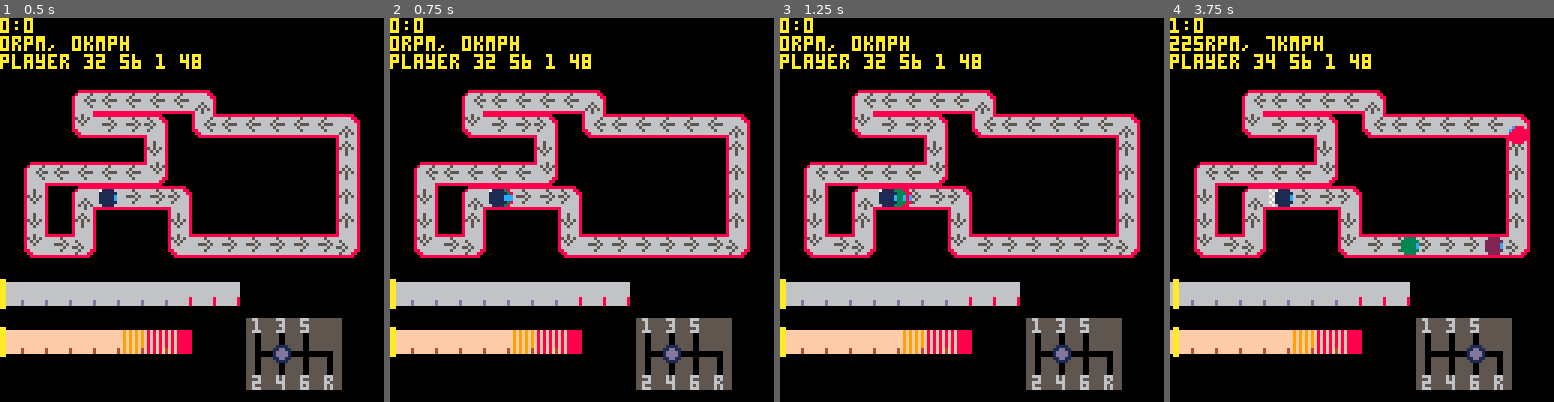
Above: before the commit, frames 1-4 (left to right).
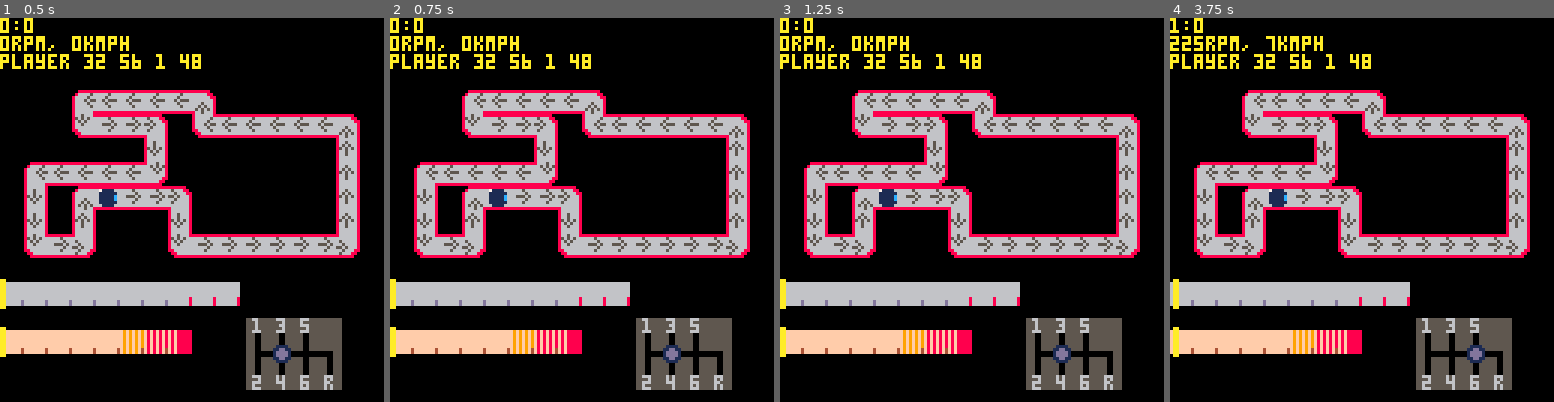
Above: after the commit, the same moments.

Repository: VedVid/PICOdrag
Game: PICO-8 cartridge picodrag.p8
Two runs of this game, one before a commit and one after it. Both use one fixed random seed, a clock stepped at 60 frames per second and the inputs below.
Inputs:
- Up to frame 1 (0.5 s): no input
- Up to frame 2 (0.75 s): no input
- Up to frame 3 (1.25 s): no input
- Up to frame 4 (3.75 s): hold Right 1.6-2.1 s; hold Up 2.15-2.42 s; hold Right 2.47-3.03 s; hold Left 3.08-3.58 s; hold Down from 3.63 s (still down)

Frame 1 is identical in both runs. In frame 2, less than 0.1% of the frame differs, in the area x 29-33%, y 44-50%; in frame 3, 0.2%; in frame 4, 0.8%, in the area x 25-93%, y 9-62%.

Commit message:
Need to start with clear head

Diff:
--- a/picodrag.p8
+++ b/picodrag.p8
@@ -452,111 +452,7 @@
 end
 
 function actor_update(actor, track)
- local move_x = 0
- local move_y = 0
- local cell = nil
- if track.cells[actor.cell] then
-  cell = track.cells[actor.cell][3]
- else
-  actor.cell = 1
-  cell = track.cells[actor.cell][3]
- end
- local ncell = nil
- if track.cells[actor.cell+1] then
-  ncell = track.cells[actor.cell+1][3]
- else
-  ncell = track.cells[1][3]
- end
- if cell == 10 or
-  cell == 42 then
-  move_x = actor.car.current_speed * km_ratio
- elseif cell == 26 then
-  move_x = (-1) * actor.car.current_speed * km_ratio
- elseif cell == 11 or
-  cell == 43 then
-  move_y = actor.car.current_speed * km_ratio
- elseif cell == 27 then
-  move_y = (-1) * actor.car.current_speed * km_ratio
- elseif cell == 12 then
-  move_x = actor.car.current_speed * km_ratio
- elseif cell == 13 then
-  move_y = actor.car.current_speed * km_ratio
- elseif cell == 29 then
-  move_x = (-1) * actor.car.current_speed * km_ratio
- elseif cell == 28 then
-  move_y = (-1) * actor.car.current_speed * km_ratio
- elseif cell == 14 then
-  move_y = actor.car.current_speed * km_ratio
- elseif cell == 30 then
-  move_x = actor.car.current_speed * km_ratio
- elseif cell == 31 then
-  move_y = (-1) * actor.car.current_speed * km_ratio
- elseif cell == 15 then
-  move_x = (-1) * actor.car.current_speed * km_ratio
- end
- actor.x_dec += move_x
- actor.y_dec += move_y
- local cont = true
- while cont do
-  if actor.x_dec >= 10 then
-   actor.x += 1
-   actor.x_dec -= 10
-   if actor.x % 8 == 0 then
-    actor.cell += 1
-	   actor.x_dec = 0
-   end
-  elseif actor.x_dec <= -10 then
-   actor.x -= 1
-   actor.x_dec += 10
-   if actor.x % 8 == 0 then
-    actor.cell += 1
-	   actor.x_dec = 0
-   end
-  elseif actor.y_dec >= 10 then
-   actor.y += 1
-   actor.y_dec -= 10
-   if actor.y % 8 == 0 then
-    actor.cell += 1
-	   actor.y_dec = 0
-   end
-  elseif actor.y_dec <= -10 then
-   actor.y -= 1
-   actor.y_dec += 10
-   if actor.y % 8 == 0 then
-    actor.cell += 1
-	   actor.y_dec = 0
-   end
-  else
-   cont = false
-  end
- end
- if ncell == 10 or
-  ncell == 42 then
-  actor.sprite = 48
- elseif ncell == 26 then
-  actor.sprite = 52
- elseif ncell == 11 or
-  ncell == 43 then
-  actor.sprite = 54
- elseif ncell == 27 then
-  actor.sprite = 50
- elseif ncell == 12 then
-  actor.sprite = 49
- elseif ncell == 13 then
-  actor.sprite = 55
- elseif ncell == 29 then
-  actor.sprite = 53
- elseif ncell == 28 then
-  actor.sprite = 51
- elseif ncell == 14 then
-  actor.sprite = 53
- elseif ncell == 30 then
-  actor.sprite = 55
- elseif ncell == 31 then
-  actor.sprite = 49
- elseif ncell == 15 then
-  actor.sprite = 51
- end
+
 end
 
 function actors_update(opponents, player, track)
